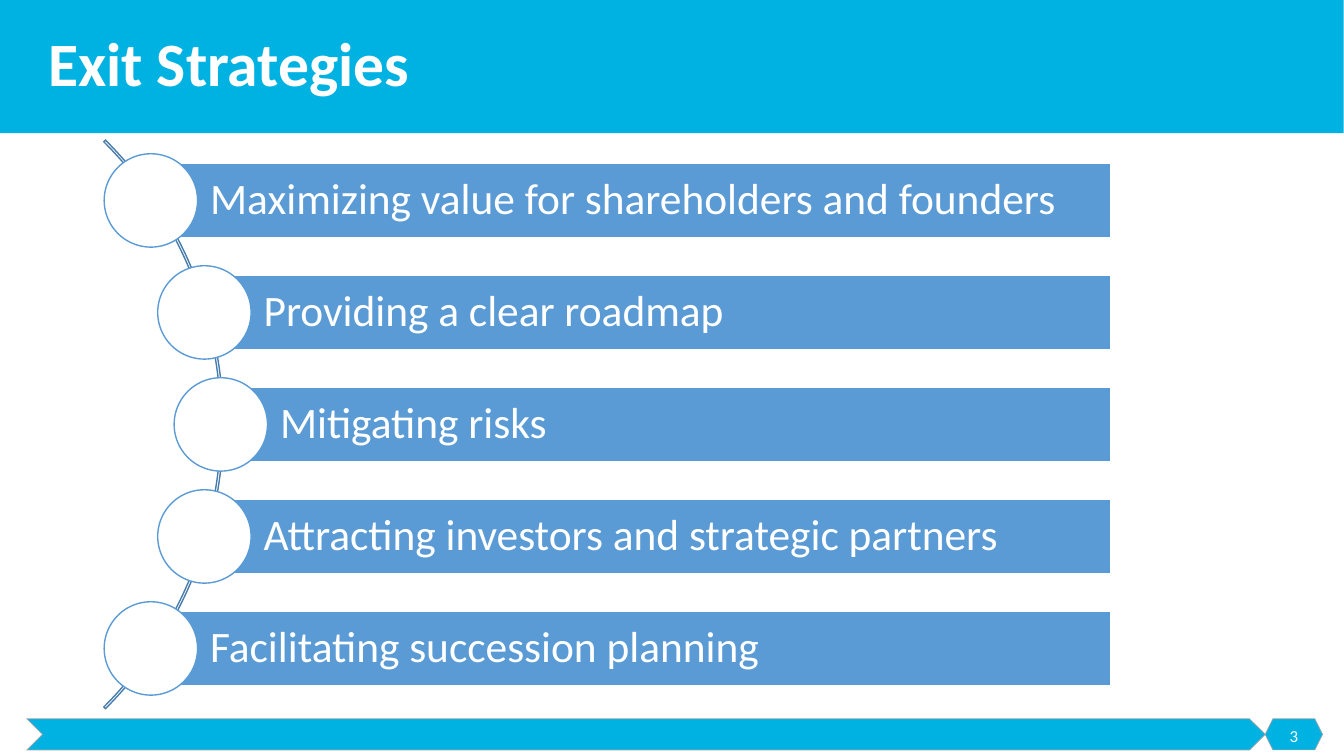
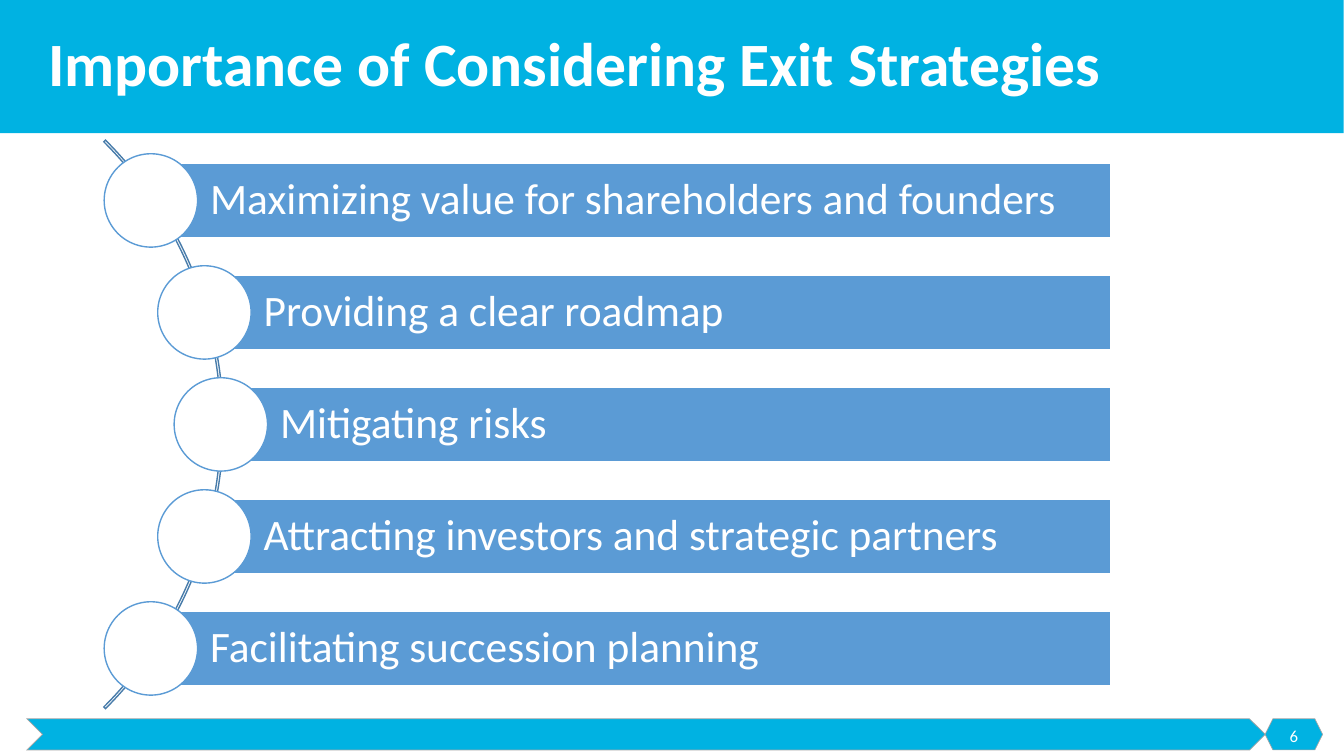
Before and after one commit to malenezi/malenezi, a slide deck: slide 6 of SE495/Lectures/8-Exit Strategies/Exit Strategies.pptx (slide 3 before the commit). Drawn at 1344x756 pixels with LibreOffice and Linux fonts; fonts in the diff are those of the drawing. Boxes give left, top, right and bottom in pixels: in the first picture for what was removed or moved away, otherwise in the second. Text is boxed around its words. In the diff, an @@ line names an element or a change of style, - is before the commit and + after.

```diff
--- a/SE495/Lectures/8-Exit Strategies/Exit Strategies.pptx
+++ b/SE495/Lectures/8-Exit Strategies/Exit Strategies.pptx
@@ title at bbox=[48, 42, 1100, 97]: text changed @@
-Exit Strategies
+Importance of Considering Exit Strategies
@@ page number at bbox=[1290, 730, 1298, 742]: text changed @@
-3
+6
```
Also in this commit, not shown: 2 other slides changed, 40 slides added, 5 other files.
